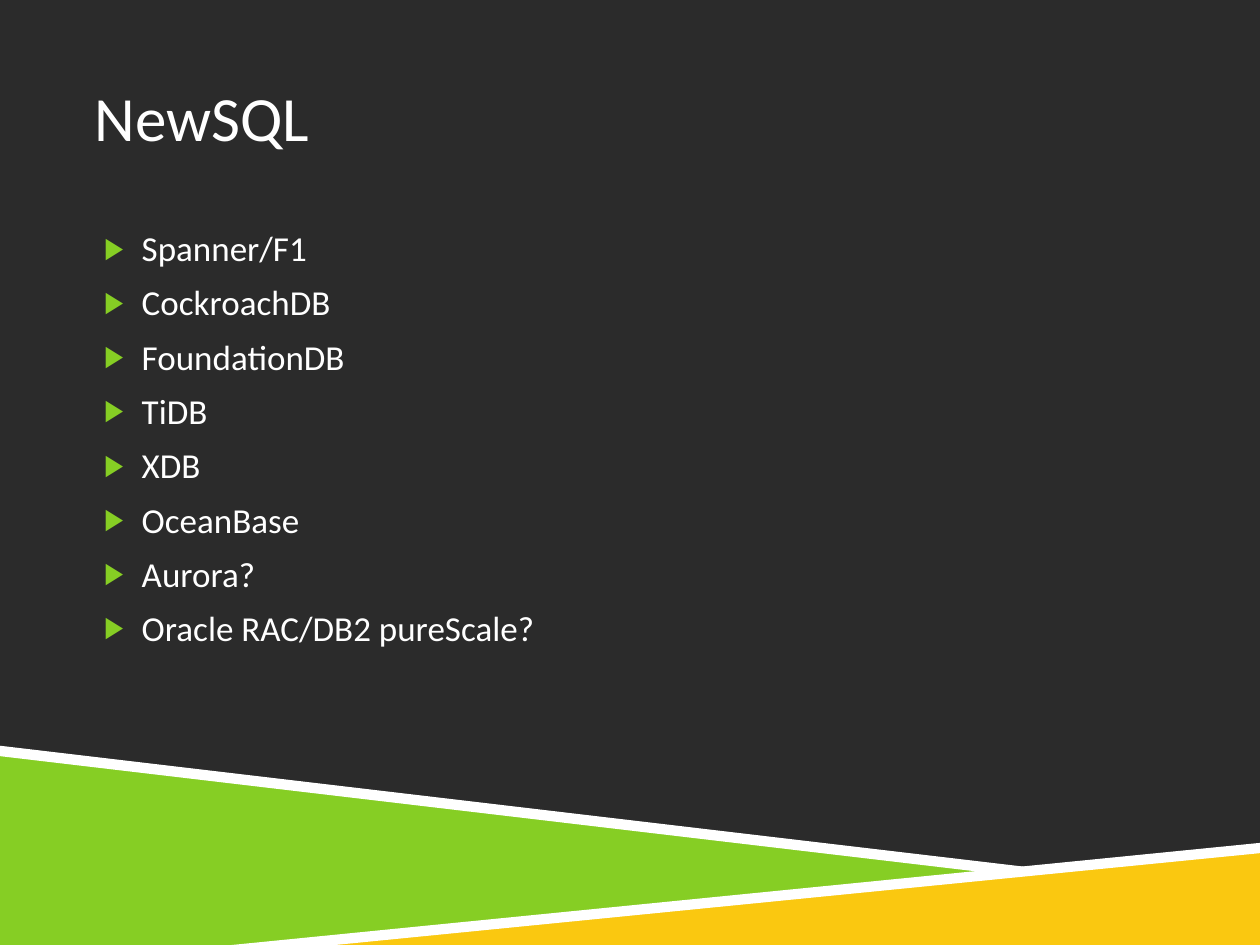
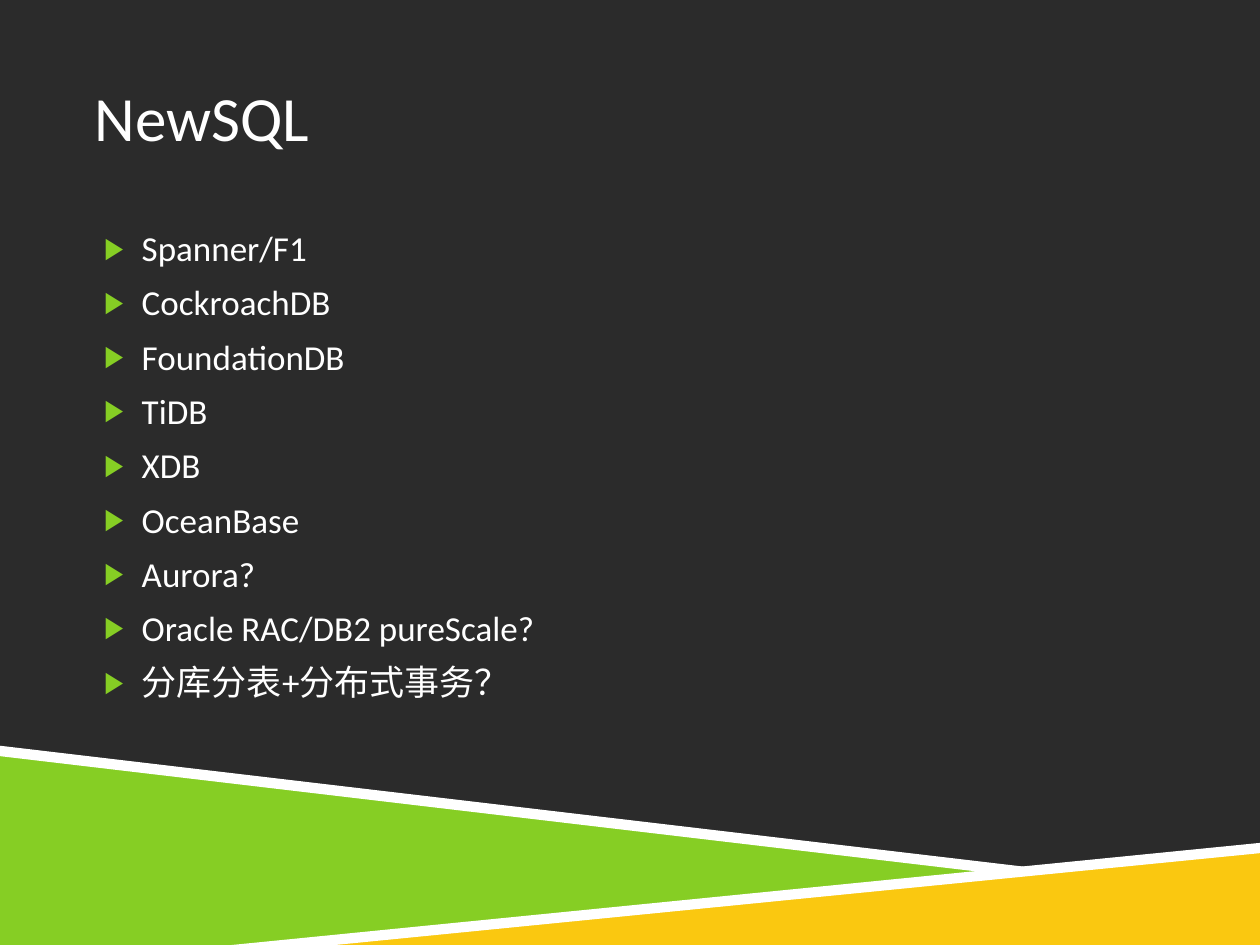
Before and after one commit to wisehead/techblog, a slide deck: slide 10 of database/newSQL/NewSQL.ppt (slide 9 before the commit). Drawn at 1260x945 pixels with LibreOffice and Linux fonts; fonts in the diff are those of the drawing; background and template pictures are left out; a plain dark background stands for a picture behind light text. Boxes give left, top, right and bottom in pixels: in the first picture for what was removed or moved away, otherwise in the second. Text is boxed around its words. In the diff, an @@ line names an element or a change of style, - is before the commit and + after.

```diff
--- a/database/newSQL/NewSQL.ppt
+++ b/database/newSQL/NewSQL.ppt
@@ text at <box>142,665,510,698</box>: paragraph added @@
+▶ 分库分表+分布式事务？
```
Also in this commit, not shown: 4 other slides changed, 3 slides added, 2 slides removed, 2 other files.
